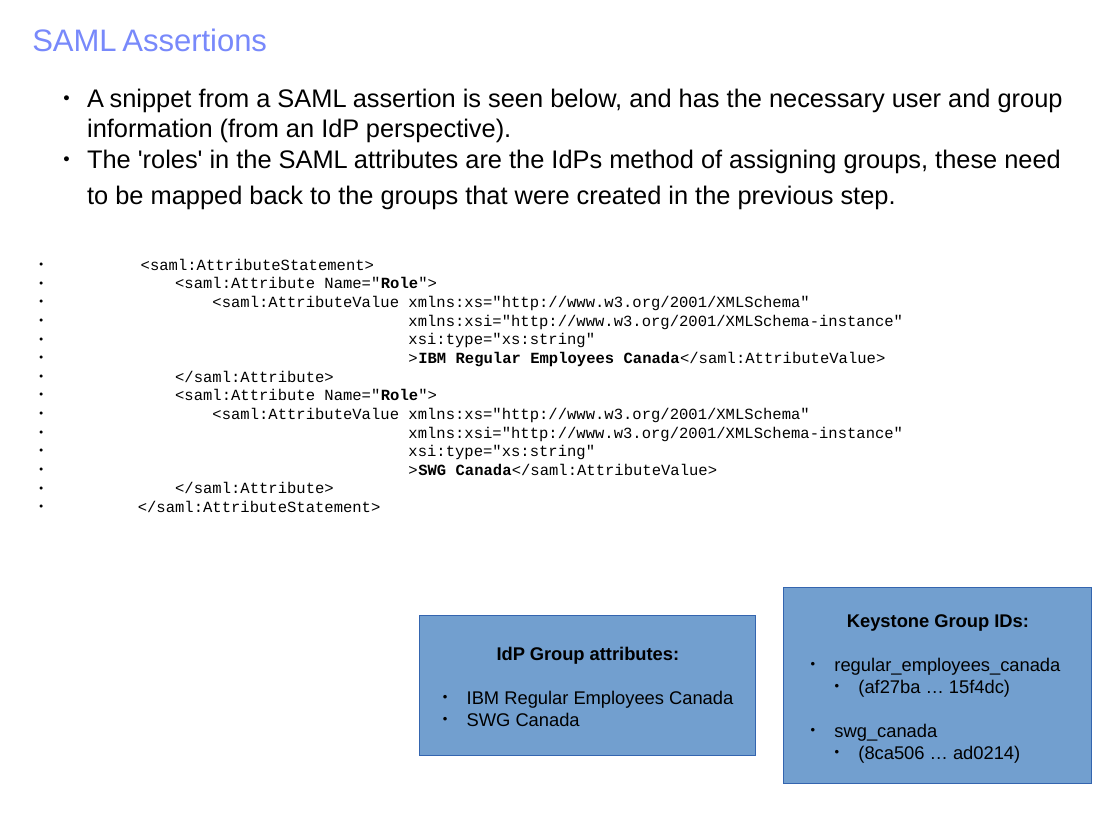
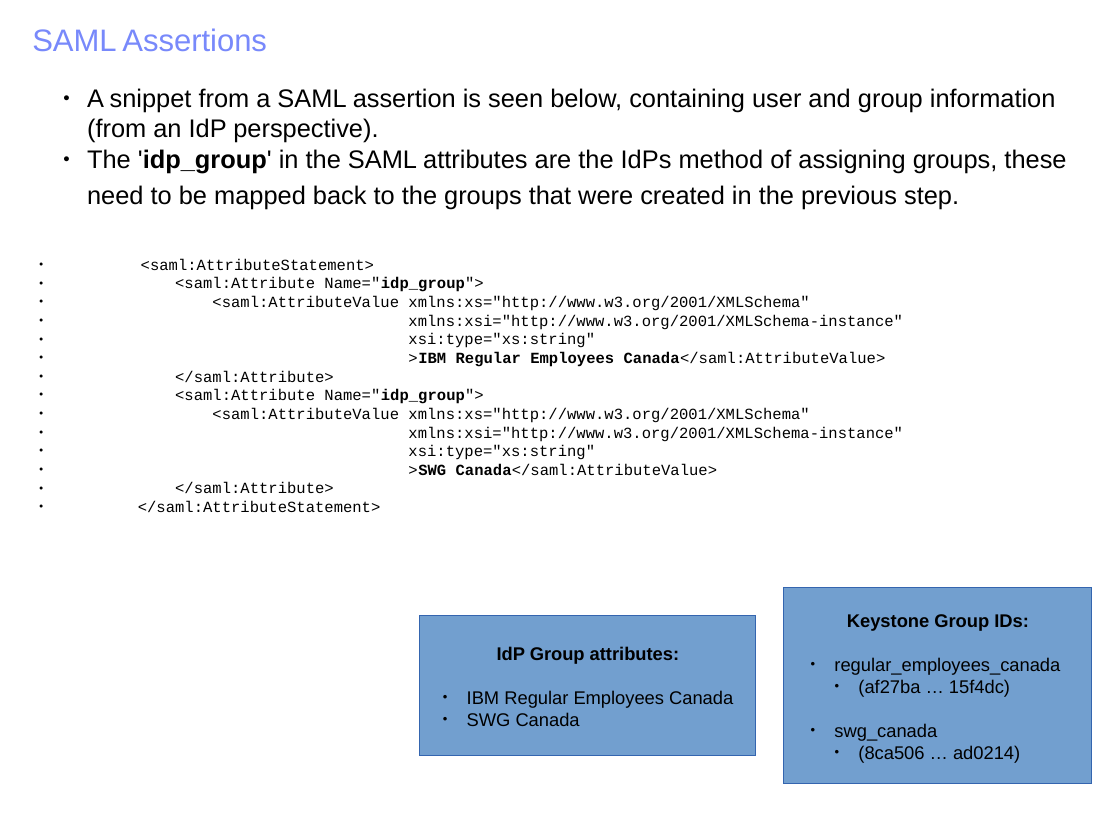
Before and after one commit to joesavak/OpenStackFederation, a slide deck: slide 19 of os-federation.odp. Drawn at 1120x840 pixels with LibreOffice and Linux fonts; fonts in the diff are those of the drawing. Boxes give left, top, right and bottom in pixels: in the first picture for what was removed or moved away, otherwise in the second. Text is boxed around its words. In the diff, an @@ line names an element or a change of style, - is before the commit and + after.

```diff
--- a/os-federation.odp
+++ b/os-federation.odp
@@ text at [87, 88, 1066, 210]: text changed @@
-  ● A snippet from a SAML assertion is seen below, and has the necessary user and group information (from an IdP perspective).
-  ● The 'roles' in the SAML attributes are the IdPs method of assigning groups, these need to be mapped back to the groups that were created in the previous step.
+  ● A snippet from a SAML assertion is seen below, containing user and group information (from an IdP perspective).
+  ● The 'idp_group' in the SAML attributes are the IdPs method of assigning groups, these need to be mapped back to the groups that were created in the previous step.
@@ text at [175, 277, 483, 292]: text changed @@
-● <saml:Attribute Name="Role">
+● <saml:Attribute Name="idp_group">
@@ text at [175, 389, 483, 404]: text changed @@
-● <saml:Attribute Name="Role">
+● <saml:Attribute Name="idp_group">
```
Also in this commit, not shown: 8 other slides changed.
